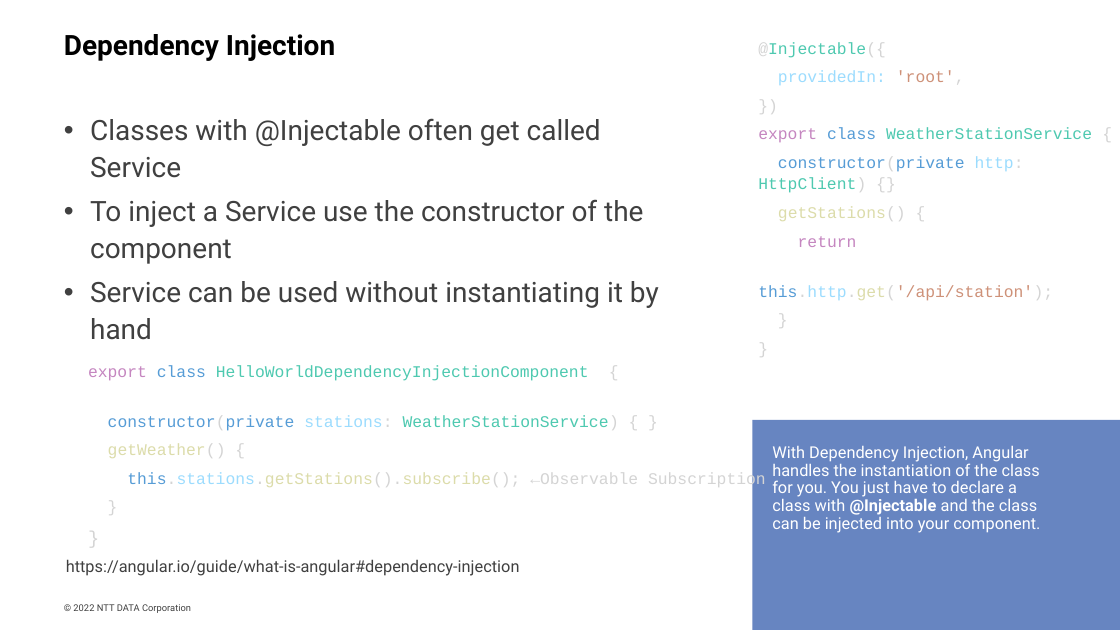
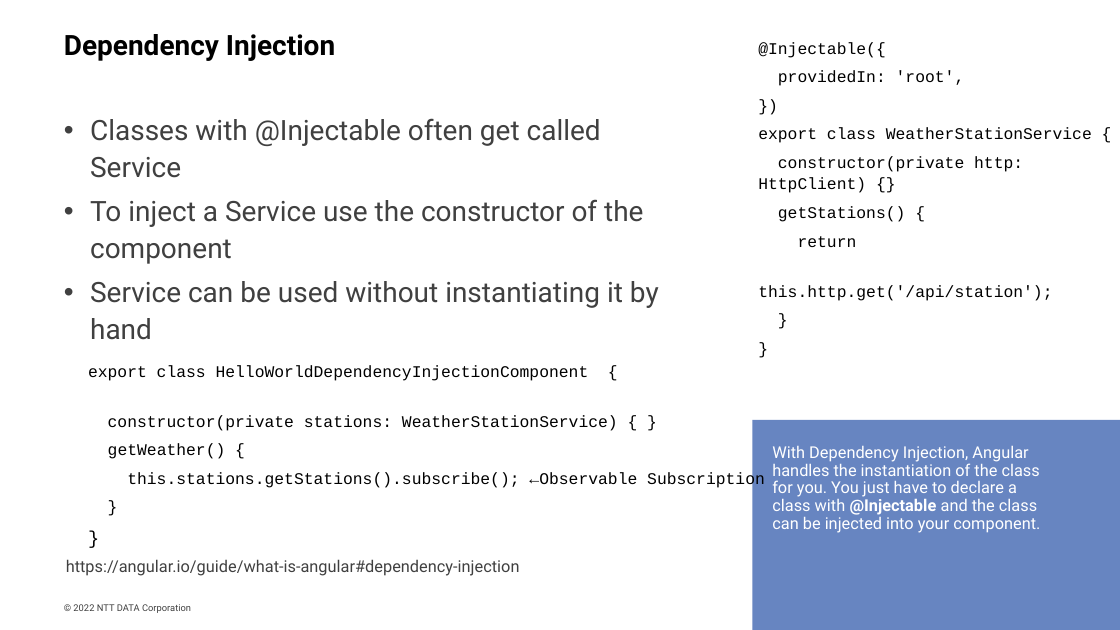
Before and after one commit to Nick36/developer-for-a-day, a slide deck: slide 10 of developer-for-a-day.pptx. Drawn at 1120x630 pixels with LibreOffice and Linux fonts; fonts in the diff are those of the drawing; background and template pictures are left out. Boxes give left, top, right and bottom in pixels: in the first picture for what was removed or moved away, otherwise in the second. Text is boxed around its words. In the diff, an @@ line names an element or a change of style, - is before the commit and + after.

```diff
--- a/developer-for-a-day.pptx
+++ b/developer-for-a-day.pptx
@@ text "@Injectable({" at (758,42,1092,301): text colour #D4D4D4 to #000000 in "@Injectable({", "'root',", "})", "{" and 5 more places; text colour #4EC9B0 to #000000 in "@Injectable({", "WeatherStationService", "HttpClient)"; text colour #9CDCFE to #000000 in "providedIn:", "http:", "this.http.get('/api/station');"; text colour #CE9178 to #000000 in "'root',", "this.http.get('/api/station');"; text colour #C586C0 to #000000 in "export", "return"; text colour #569CD6 to #000000 in "class", "constructor(private", "this.http.get('/api/station');"; text colour #DCDCAA to #000000 in "getStations()", "this.http.get('/api/station');" @@
@@ text "export class HelloWorldDependencyInjectionComponent {" at (88,365,765,489): text colour #C586C0 to #000000 in "export"; text colour #569CD6 to #000000 in "class", "constructor(private", "this.stations.getStations().subscribe();"; text colour #4EC9B0 to #000000 in "HelloWorldDependencyInjectionComponent", "WeatherStationService)"; text colour #D4D4D4 to #000000 in "{", "constructor(private stations: WeatherStationService) { }", "getWeather() {", "this.stations.getStations().subscribe(); ←Observable Subscri ..." and 2 more places; text colour #9CDCFE to #000000 in "stations:", "this.stations.getStations().subscribe();"; text colour #DCDCAA to #000000 in "getWeather()", "this.stations.getStations().subscribe();" @@
```
Also in this commit, not shown: 3 other slides changed, 6 other files.
